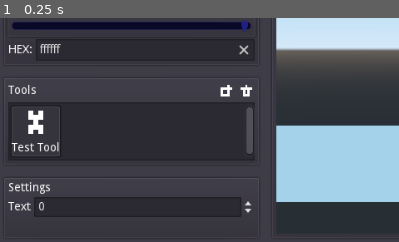
Above: before the commit, frame 1.
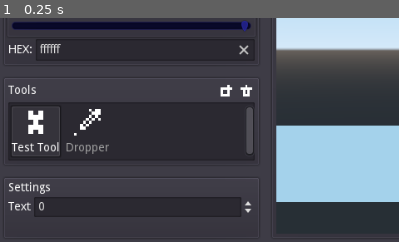
Above: after the commit, the same moment.

Repository: tianer2820/BetterSkin2
Game: Godot game, scene res://assets/gui_root.tscn
Same seed, same stepped clock (60 frames per second), same inputs: the game is played once before the commit and once after it. The engine's default icon, where the game draws it, is replaced by a stand-in: a white triangle on a blue panel in a dark square.
Inputs:
- Up to frame 1 (0.25 s): no input
The pictures show only the part of the screen within x 0-50%, y 50-100%; the shares and areas given below are measured in that part.

The runs differ from the first frame. In frame 1, 0.4% of the frame differs, in the area x 16-28%, y 40-61%.

Commit message:
added dropper tool

Diff:
--- a/scripts/tool_manager.gd
+++ b/scripts/tool_manager.gd
@@ -29,9 +29,12 @@
 		# test code (load tools)
 	var test_tool = load(
 			"res://scripts/tools/test_tool.gd") as GDScript
-	for i in range(1):
-		var inst = test_tool.new()
-		_tool_list.append(inst)
+
+	var inst = test_tool.new()
+	_tool_list.append(inst)
+
+	_tool_list.append(load("res://scripts/tools/dropper.gd").new())
+
 	_check_active_tool_valid()
 	emit_signal("tool_list_changed")
 
--- /dev/null
+++ b/scripts/tools/dropper.gd
@@ -0,0 +1,56 @@
+extends ToolBase
+
+
+"""
+The dropper tool
+"""
+
+var _is_down = false
+
+
+func _init() -> void:
+	name = "Dropper"
+	icon = load("res://scripts/tools/dropper_icon.png")
+
+	tool_type = "dropper"
+	tool_is_builtin = true
+
+	tool_props = {
+		"radius": int_prop(1, 1, 64, 1),
+	}
+
+func activate(active: bool):
+	pass
+func pen_down(uv: Vector2):
+	_is_down = true
+	_do_pick_color(uv)
+func pen_up(uv: Vector2):
+	_is_down = false
+func pen_move(uv: Vector2):
+	if _is_down:
+		_do_pick_color(uv)
+
+func _do_pick_color(uv: Vector2):
+	var render = DocumentManager.rendered_skin
+	if render == null:
+		return
+	render.lock()
+	var color = render.get_pixelv(uv)
+	render.unlock()
+	ToolManager.set_prime_color(color)
+
+
+# save to dict
+func to_dict() -> Dictionary:
+	return {"radius": get_prop("radius")}
+# load from dict
+func load_dict(dict):
+	if "radius" in dict:
+		set_prop("radius", dict["radius"])
+
+
+# create a deep copy of this instance
+func duplicate():
+	var new_tool = load("the/script/file/of/this/class").new()
+	new_tool.copy(self)
+	return new_tool
Binary file added: scripts/tools/dropper_icon.png
Not shown, added: scripts/tools/dropper_icon.png.import
